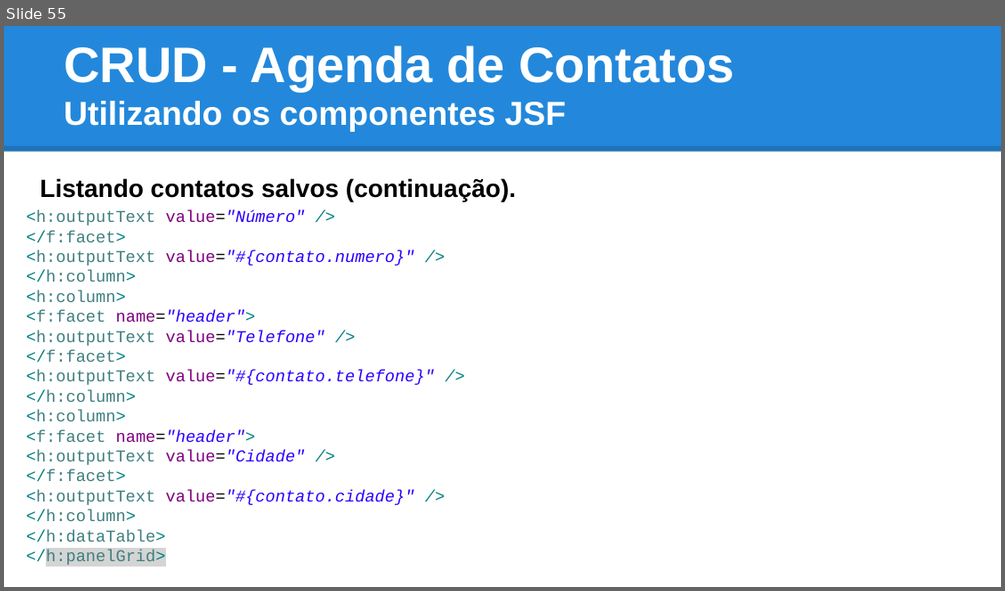
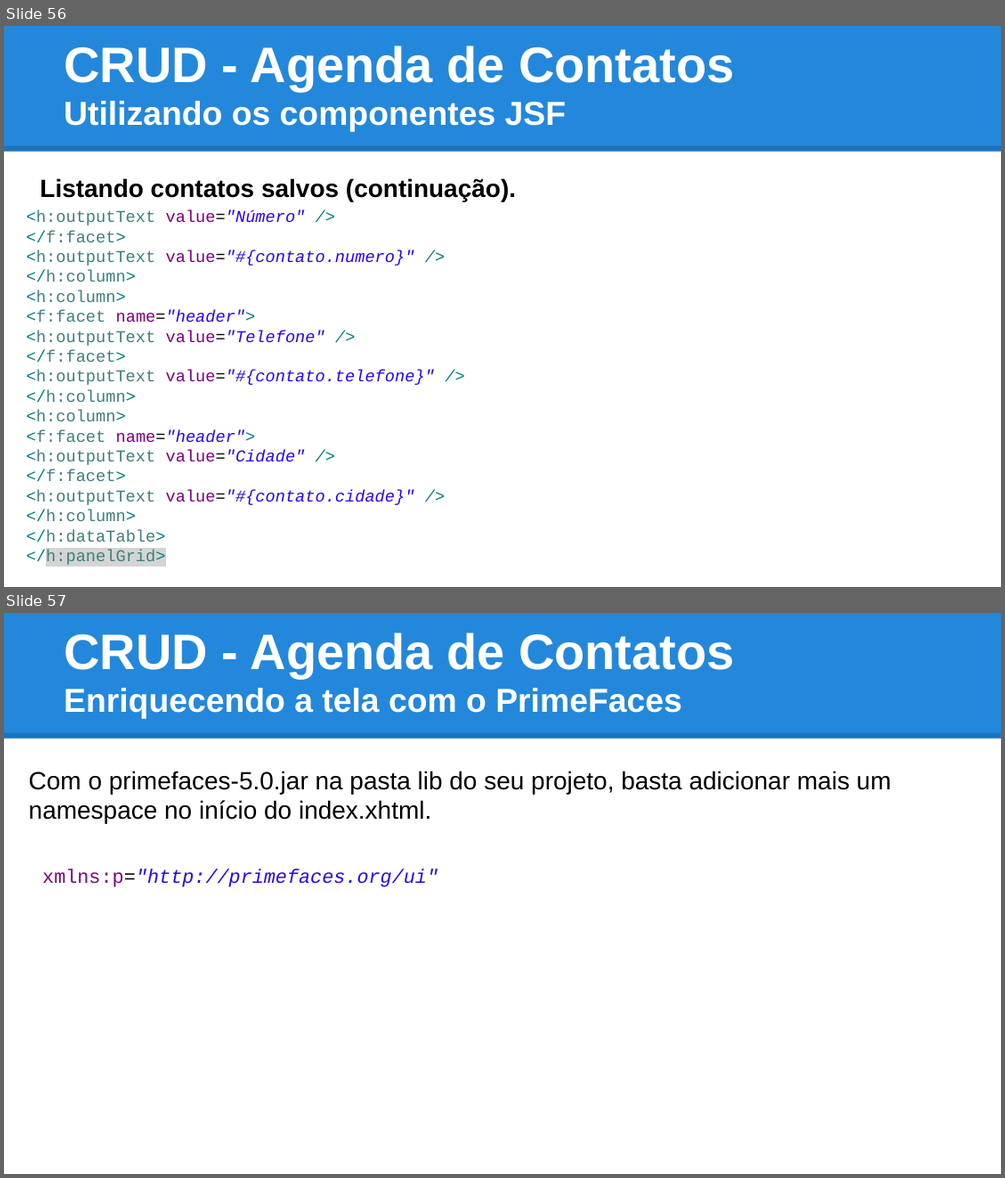
Before and after one commit to tiagogoncalves/jsf_workshop, a slide deck: apresentacao/slide_jsf_prime_faces.pptx. Shown one above the other, each under a label of ours: slide 55 before the commit, slides 56 and 57 after it. The pictures are 1005x591 and 1005x1178 pixels, drawn with LibreOffice and Linux fonts; fonts in the diff are those of the drawing. Boxes give left, top, right and bottom in pixels: in the first picture for what was removed or moved away, otherwise in the second. Text is boxed around its words. In the diff, an @@ line names an element or a change of style, - is before the commit and + after.

```diff
--- a/apresentacao/slide_jsf_prime_faces.pptx
+++ b/apresentacao/slide_jsf_prime_faces.pptx
@@ slide 57 added at box(4, 613, 1001, 1174), background #FFFFFF; not listed: 2 template elements that a slide beside it also shows @@
@@ title added at box(64, 633, 734, 719), 24 pt, text #FFFFFF, bold @@
+CRUD - Agenda de Contatos
+Enriquecendo a tela com o PrimeFaces
@@ text added at box(29, 771, 891, 824), 18 pt, text #000000 @@
+Com o primefaces-5.0.jar na pasta lib do seu projeto, basta adicionar mais um namespace no início do index.xhtml.
@@ text added at box(42, 868, 438, 887), 14 pt, text #2A00FF, italic @@
+xmlns:p="http://primefaces.org/ui"
@@ what was slide 55 is now slide 56 @@
```
Also in this commit, not shown: 8 slides changed, 12 other slides added, 1 other file.
